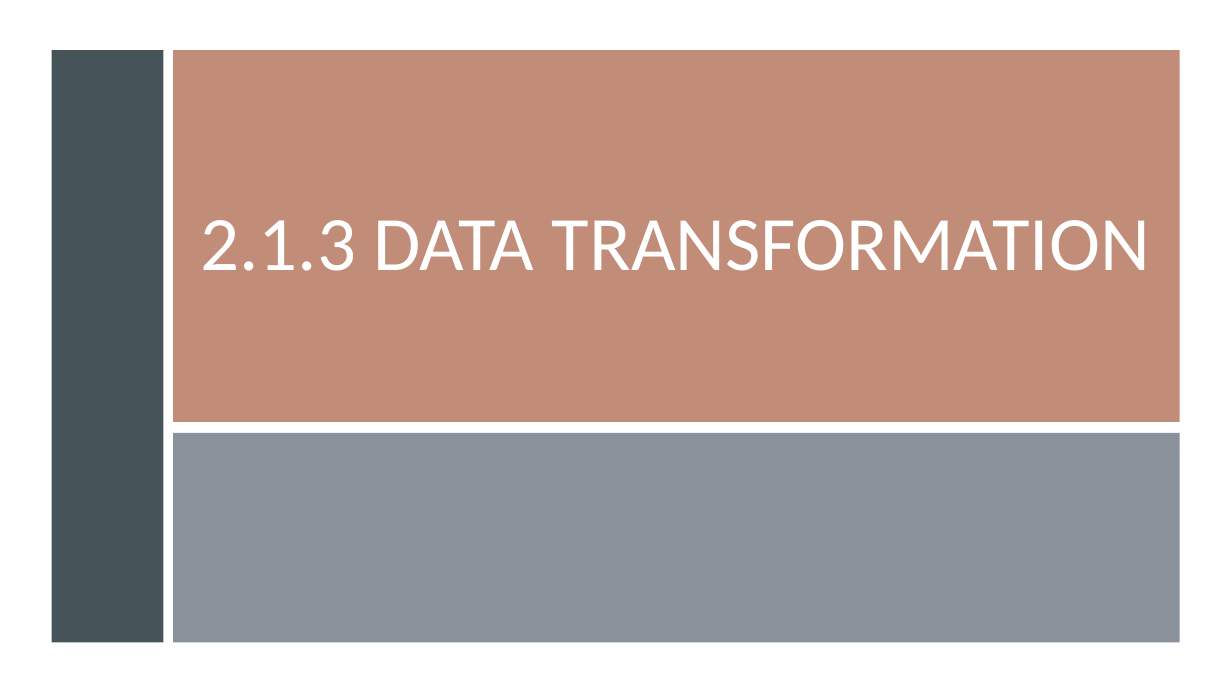
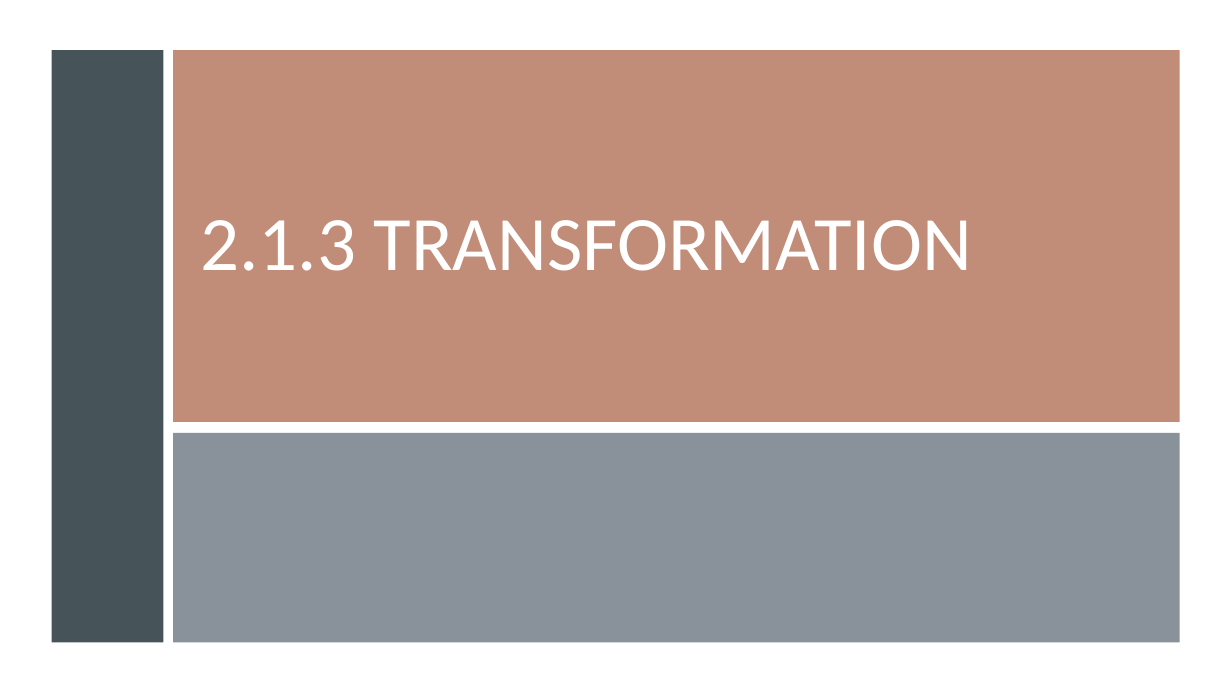
Before and after one commit to gisynw/geog-247, a slide deck: slide 7 of docs/Lectures/Week04/Week04_BivariateRegression.pptx (slide 5 before the commit). Drawn at 1232x693 pixels with LibreOffice and Linux fonts; fonts in the diff are those of the drawing. Boxes give left, top, right and bottom in pixels: in the first picture for what was removed or moved away, otherwise in the second. Text is boxed around its words. In the diff, an @@ line names an element or a change of style, - is before the commit and + after.

```diff
--- a/docs/Lectures/Week04/Week04_BivariateRegression.pptx
+++ b/docs/Lectures/Week04/Week04_BivariateRegression.pptx
@@ title at (x1=201, y1=220, x2=972, y2=271): text changed @@
-2.1.3 DATA TRANSFORMATION
+2.1.3 TRANSFORMATION
```
Also in this commit, not shown: 2 other slides changed, 4 slides added, 4 other files.
